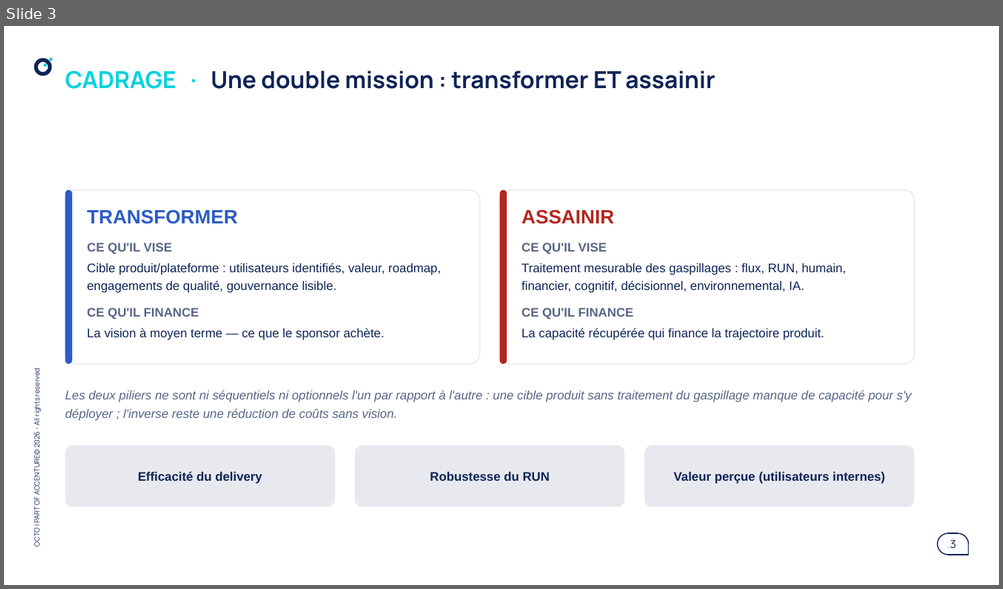
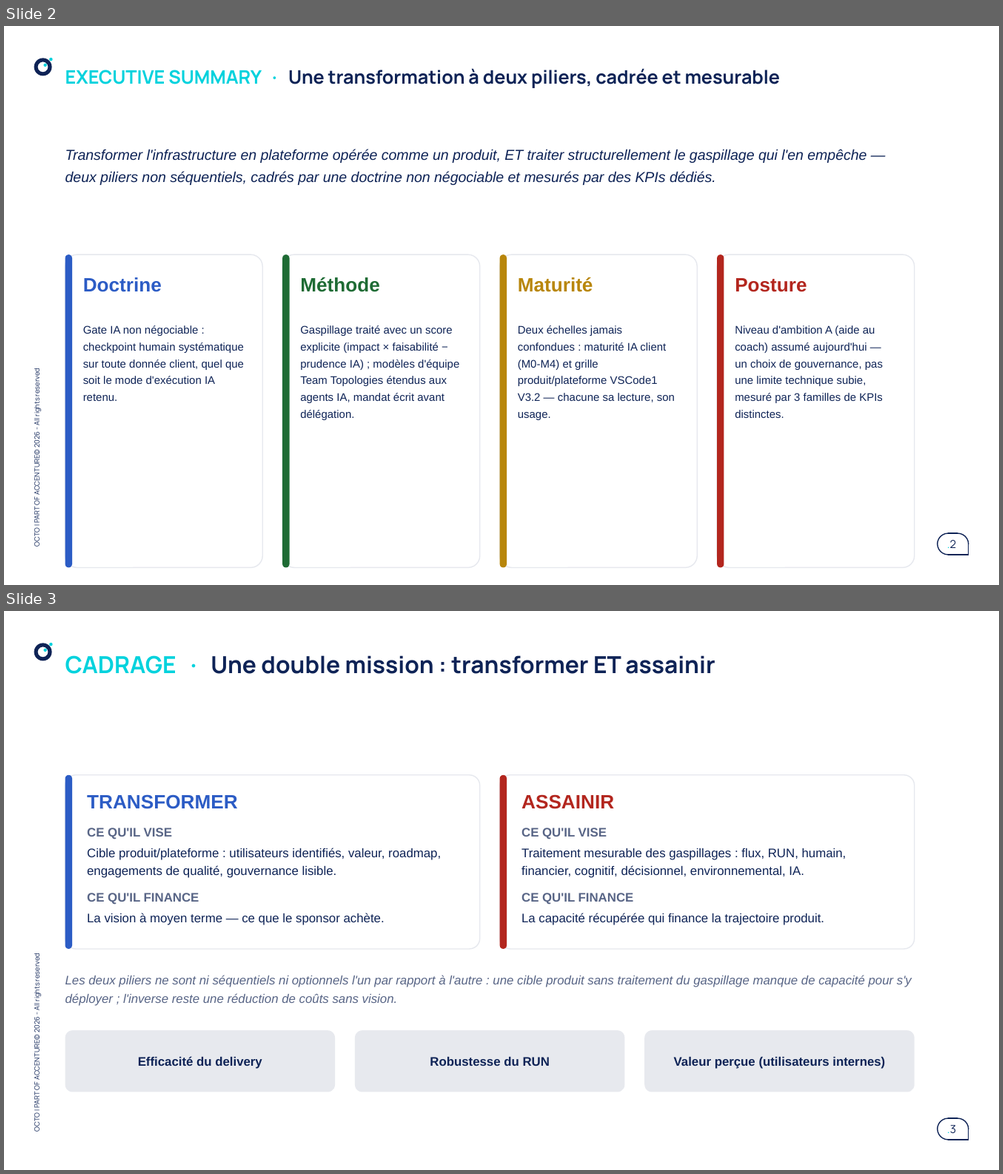
Before and after one commit to claudecamus-dot/Vscode3, a slide deck: docs/cadrage-ppt/bmad-iap-cadrage-synthese.pptx. Shown one above the other, each under a label of ours: slide 3 before the commit, slides 2 and 3 after it. The pictures are 1003x589 and 1003x1174 pixels, drawn with LibreOffice and Linux fonts; fonts in the diff are those of the drawing. Boxes give left, top, right and bottom in pixels: in the first picture for what was removed or moved away, otherwise in the second. Text is boxed around its words. In the diff, an @@ line names an element or a change of style, - is before the commit and + after.

```diff
--- a/docs/cadrage-ppt/bmad-iap-cadrage-synthese.pptx
+++ b/docs/cadrage-ppt/bmad-iap-cadrage-synthese.pptx
@@ slide 2 added at box(4, 26, 999, 585), background #FFFFFF; not listed: 11 template elements that a slide beside it also shows @@
@@ title added at box(65, 68, 780, 88), 13.5 pt, text #0E2356, bold @@
+EXECUTIVE SUMMARY · Une transformation à deux piliers, cadrée et mesurable
@@ text added at box(65, 149, 866, 185), 10.5 pt, text #0E2356, italic @@
+Transformer l'infrastructure en plateforme opérée comme un produit, ET traiter structurellement le gaspillage qui l'en empêche — deux piliers non séquentiels, cadrés par une doctrine non négociable et mesurés par des KPIs dédiés.
@@ rounded rectangle added at box(65, 255, 262, 568), fill #FFFFFF, outline #E6E8EE 0.75 pt @@
@@ rounded rectangle added at box(65, 255, 71, 568), fill #2C5CC5 @@
@@ rounded rectangle added at box(282, 255, 479, 568), fill #FFFFFF, outline #E6E8EE 0.75 pt @@
@@ rounded rectangle added at box(282, 255, 290, 568), fill #1E6B34 @@
@@ rounded rectangle added at box(499, 255, 696, 568), fill #FFFFFF, outline #E6E8EE 0.75 pt @@
@@ rounded rectangle added at box(499, 255, 506, 568), fill #B8860B @@
@@ rounded rectangle added at box(717, 255, 914, 568), fill #FFFFFF, outline #E6E8EE 0.75 pt @@
@@ rounded rectangle added at box(717, 255, 724, 568), fill #B3261E @@
@@ text added at box(83, 278, 162, 292), 14 pt, text #2C5CC5, bold @@
+Doctrine
@@ text added at box(300, 278, 380, 292), 14 pt, text #1E6B34, bold @@
+Méthode
@@ text added at box(518, 278, 593, 292), 14 pt, text #B8860B, bold @@
+Maturité
@@ text added at box(734, 278, 806, 292), 14 pt, text #B3261E, bold @@
+Posture
@@ text added at box(83, 326, 244, 401), 8 pt, text #0E2356 @@
+Gate IA non négociable : checkpoint humain systématique sur toute donnée client, quel que soit le mode d'exécution IA retenu.
@@ text added at box(300, 326, 459, 420), 8 pt, text #0E2356 @@
+Gaspillage traité avec un score explicite (impact × faisabilité − prudence IA) ; modèles d'équipe Team Topologies étendus aux agents IA, mandat écrit avant délégation.
@@ text added at box(518, 326, 674, 420), 8 pt, text #0E2356 @@
+Deux échelles jamais confondues : maturité IA client (M0-M4) et grille produit/plateforme VSCode1 V3.2 — chacune sa lecture, son usage.
@@ text added at box(734, 326, 882, 418), 8 pt, text #0E2356 @@
+Niveau d'ambition A (aide au coach) assumé aujourd'hui — un choix de gouvernance, pas une limite technique subie, mesuré par 3 familles de KPIs distinctes.
```
Also in this commit, not shown: 1 slide changed, 5 slides removed, 3 other files.
